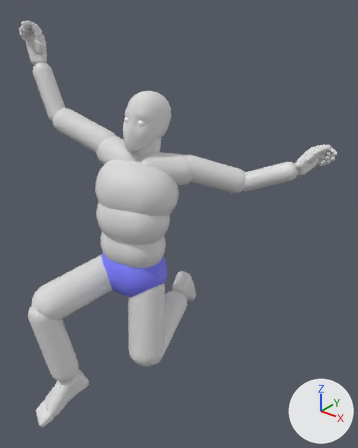
Two versions of the FBX model ContentSources/Blender/ExportedFbx/SkeletalMesh/Als/Anim/A_Als_Jump_Run_Left.fbx, one commit apart.
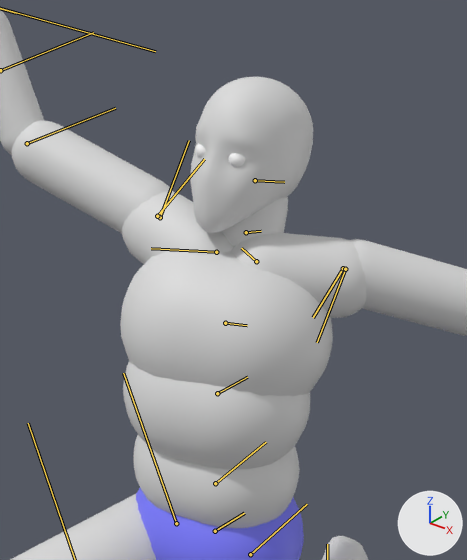
Each version appears first whole from a 50 mm lens placed at (1.49, -1.52, 2.13), pointed at (0.17, 0.14, 1.1), and next in a close-up on the part from 13% to 65% of the width and 13% to 63% of the height. Arrows for +X, +Y and +Z are at lower right; the lights stay in place. Both versions are drawn at frame 20 of the action 'Scene'; the numbers are the values there. The bones that bend it are drawn over the model as lines in the close-ups.

Names of what the first close-up shows: 'SKM_Als'.
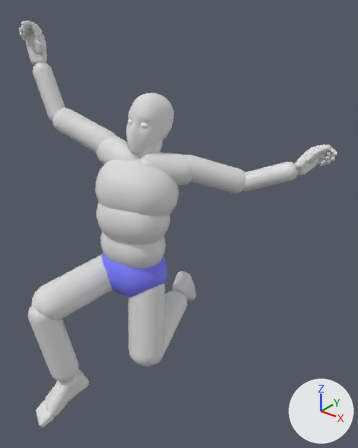
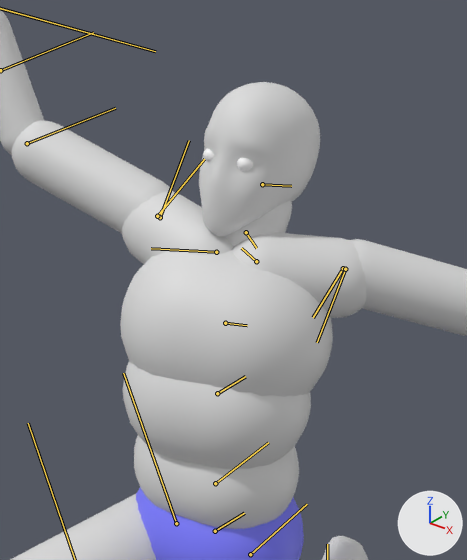
The edits, one by one:
Bone 'spine_01' (bone_spine_01) turns from (5, 1, -8) to (4, 1, -8) degrees about its own x, y and z.
Bone 'spine_02' (bone_spine_02) turns from (6, 0, 6) to (9, -1, 6) degrees about its own x, y and z.
Bone 'spine_03' (bone_spine_03) turns from (6, 0, 15) to (4, 1, 15) degrees about its own x, y and z.
Bone 'neck_01' (bone_neck_01) turns from (0, 0, 12) to (1, 3, 32) degrees about its own x, y and z.
Bone 'head' (bone_head) turns from (-18, 1, -15) to (-18, -2, -36) degrees about its own x, y and z.

What differs and where, as boxes [x1, y1, x2, y2] in the close-ups (467 x 560 px):
'SKM_Als', posed: [0, 10, 467, 560] in both
bone 'spine_01', root to tip: before (215, 483) to (266, 442); after (215, 483) to (268, 442)
bone 'spine_02', root to tip: before (217, 393) to (247, 377); after (217, 393) to (245, 376)
bone 'neck_01', root to tip: before (246, 232) to (261, 231); after (246, 232) to (256, 248)
bone 'head', root to tip: before (255, 180) to (284, 182); after (262, 184) to (291, 186)
